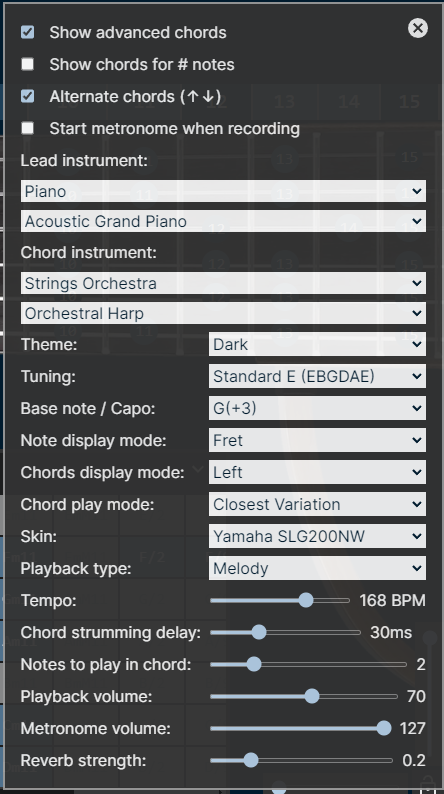
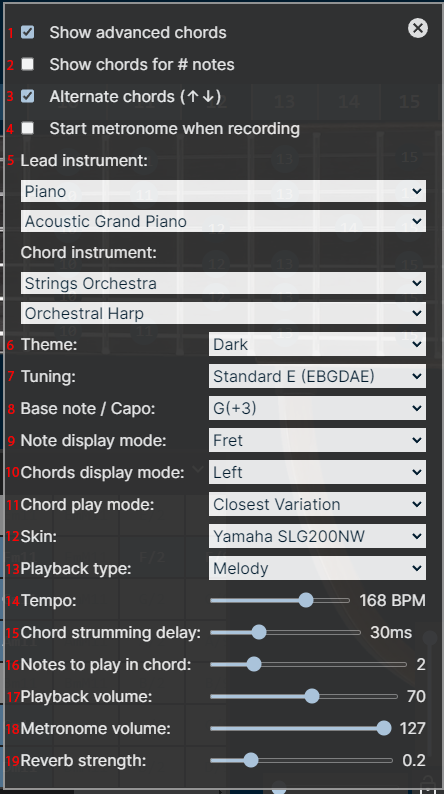
Layer changes from the first 444×794 image to the second:
added layer "19" above "18" over [6, 756, 19, 766]
added layer "18" above "17" over [6, 724, 19, 734]
added layer "17" above "16" over [7, 692, 20, 702]
added layer "16" above "15" over [6, 660, 19, 670]
added layer "15" above "14" over [6, 628, 19, 638]
added layer "14" above "13" over [6, 596, 20, 606]
added layer "13" above "12" over [6, 564, 19, 574]
added layer "12" above "11" over [6, 531, 19, 541]
added layer "11" above "10" over [7, 500, 18, 510]
added layer "10" above "9" over [6, 467, 19, 477]
added layer "9" above "8" over [8, 436, 15, 446]
added layer "8" above "7" over [8, 404, 15, 414]
added layer "7" above "6" over [8, 371, 14, 381]
added layer "6" above "5" over [7, 340, 14, 350]
added layer "5" above "4" over [7, 155, 14, 165]
added layer "4" above "3" over [6, 124, 14, 134]
added layer "3" above "2" over [7, 91, 13, 101]
added layer "2" above "1" over [7, 60, 14, 70]
added layer "1" above "Layer 1" over [8, 28, 12, 38]
